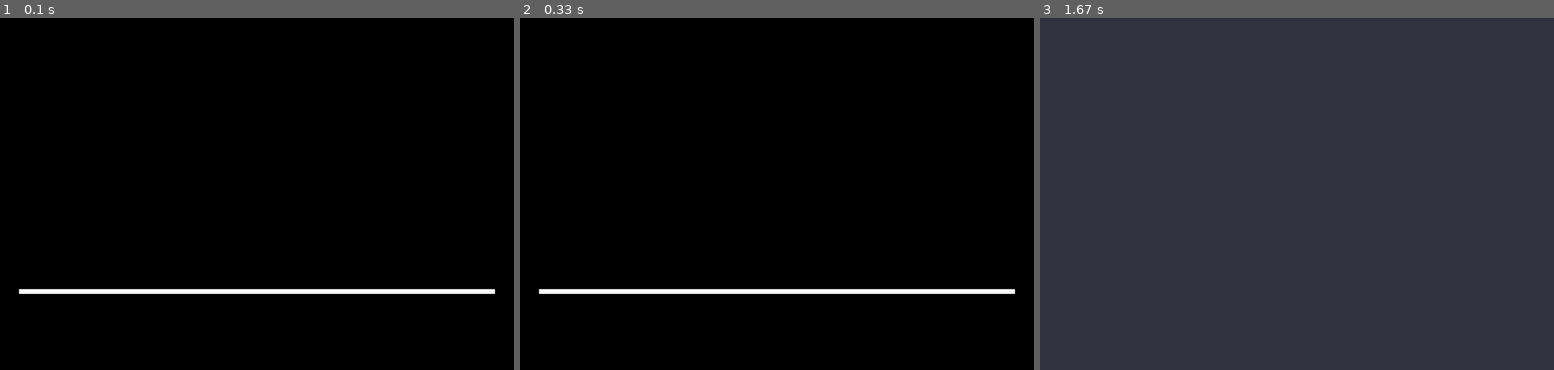
Above: before the commit, frames 1-3 (left to right).
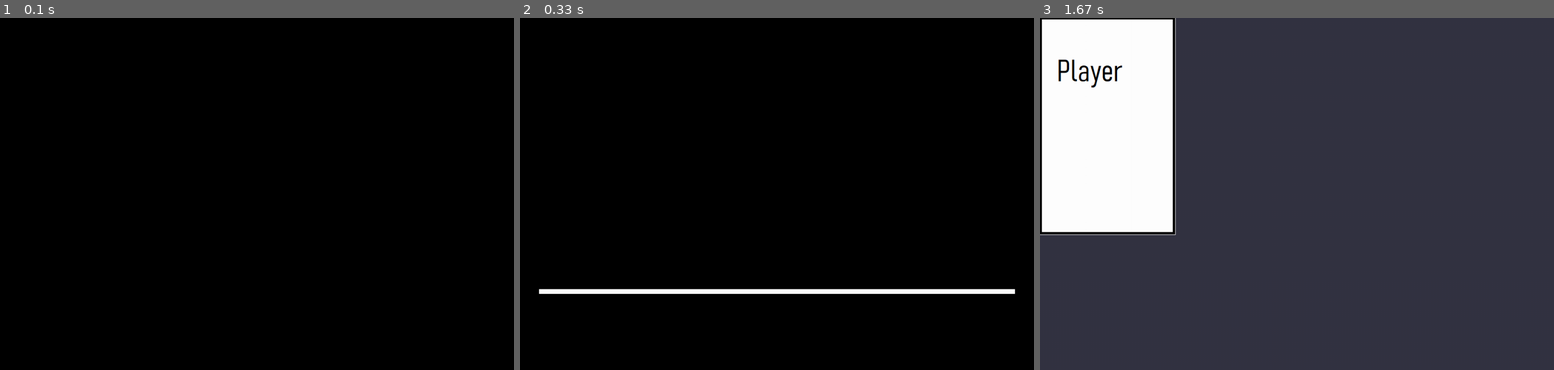
Above: after the commit, the same moments.

Repository: Group-of-PLAGUE-Time-Wanderer/PLAGUE-Time-Wanderer
Game: pygame game, started from Jeu_vidéo2/__main__.py
Two runs of this game, one before a commit and one after it. Both use one fixed random seed, a clock stepped at 60 frames per second and the inputs below.
Inputs (mouse positions are in pixels of both pictures, inside the frame that each line leads up to):
- Up to frame 1 (0.1 s): no input
- Up to frame 2 (0.33 s): no input
- Up to frame 3 (1.67 s): click (1297, 194) at 0.43 s; tap Enter at 0.67 s

The runs differ from the first frame. In frame 1, 1.4% of the frame differs, in the area x 3-97%, y 76-79%; in frame 2, nothing differs; in frame 3, 16%, in the area x 0-27%, y 0-62%.

Commit message:
Synchronisation

Diff:
--- a/Jeu_vidéo2/__main__.py
+++ b/Jeu_vidéo2/__main__.py
@@ -2,6 +2,7 @@
 # coding: utf-8
 from config import *
 import loadutils as load_util
+import entity
 
 pygame.init()
 
@@ -15,7 +16,7 @@
     10, 1000
 )
 
-loading_bar.totalsteps = 2
+loading_bar.totalsteps = 3
 step = loading_bar.incrementfromstep
 
 loading_bar.update()
@@ -28,7 +29,9 @@
 launchrect.x = calccenter(start_button)[0]
 launchrect.y = round(window["size"][1]/2 - 150)
 step()
-sleep(0.5)
+player = entity.Player(player_controls)
+step()
+sleep(0.1)
 
 del loading_bar
 
@@ -44,17 +47,27 @@
     else:
         pass
 
+    if not main_menu:
+        player.update()
+
     refresh()
 
     for e in pygame.event.get():
         if e.type == pygame.QUIT:
             running = False
 
-        elif e.type == pygame.MOUSEBUTTONDOWN:
-            if launchrect.collidepoint(e.pos):
+        if e.type == pygame.MOUSEBUTTONDOWN:
+            print("mouse")
+            if launchrect.collidepoint(e.pos) and main_menu:
                 print("start")
                 main_menu = False
 
+        if e.type == pygame.KEYDOWN:
+            print("key pressed")
+            keys[e.key] = True
+        elif e.type == pygame.KEYUP:
+            print("key released")
+            keys[e.key] = False
 
     clock.tick(window["FPS"])
 
--- a/Jeu_vidéo2/config.py
+++ b/Jeu_vidéo2/config.py
@@ -18,6 +18,7 @@
 insert = screen.blit
 refresh = disp.flip
 clock = pygame.time.Clock()
+keys = {}
 
 # PLayer
 player_controls = {
--- a/Jeu_vidéo2/loadutils.py
+++ b/Jeu_vidéo2/loadutils.py
@@ -23,7 +23,7 @@
         else:
             self.size = self.full_size
 
-#        sleep(0.1)
+        sleep(0.1)
 
         self.update()
 
--- a/Jeu_vidéo2/physics.py
+++ b/Jeu_vidéo2/physics.py
@@ -25,7 +25,7 @@
     def collide(self, group):
         print(pygame.sprite.spritecollide(self, group, False))
 
-    def update(self, *args):
+    def update(self):
         self.rect.x = self.velocity[0]
         self.rect.y = self.velocity[1]
 
Renamed: Jeu_vidéo2/player.py -> Jeu_vidéo2/entity.py
